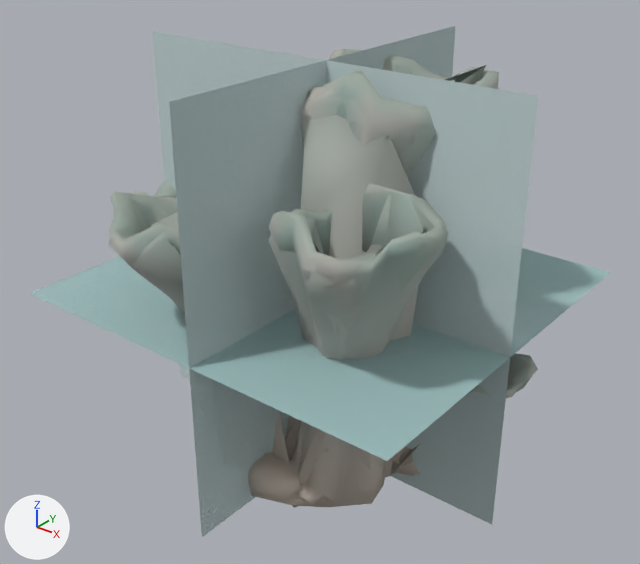
The glTF model data/models/board/mars/tube-crown.glb as it was, and as the next commit left it.
Before and after are seen from a 50 mm lens placed at (35.6, -45.1, 42.0), pointed at (-0.9, 0.5, 13.8). The axes (+X, +Y, +Z) are drawn at lower left. The lights are the same throughout. The picture after the commit comes second. Where no turn or scale is listed for an object, it has been applied to the vertices. Vertices at exactly the same position are counted once.

Objects in the first picture: 'tube-crown-lod0.001', 'tube-crown-lod1.001', 'tube-crown-lod2.001', 'tube-crown-lod3.001'.
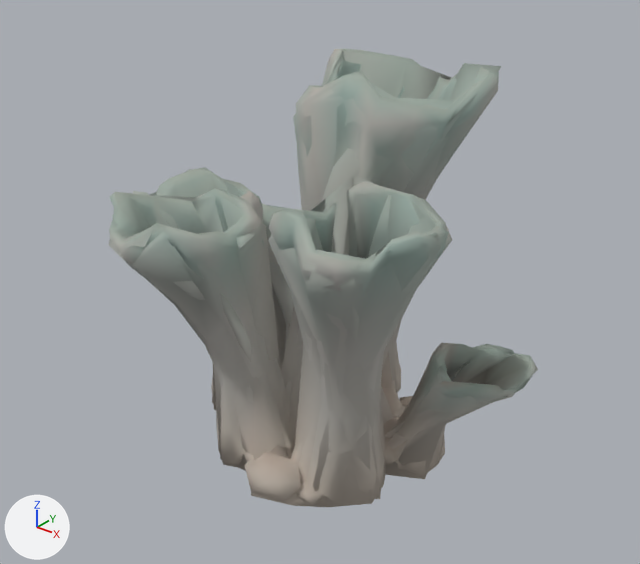
Changed parts and their boxes (x1, y1, x2, y2) in the pictures (640 x 564 px; the box of a moved part takes in the faces that stretch with it):
'tube-crown-lod3.001', reshaped, recoloured (not visible afterwards): before (29, 26, 611, 537)
'tube-crown-lod2.001', reshaped (24% wider): before (151, 65, 486, 507); after (112, 51, 528, 499)
part 2 of me_tube_crown_lod3, moved or reshaped (not visible afterwards): before (31, 26, 611, 537)
part 3 of me_tube_crown_lod3, recoloured: before (152, 31, 538, 524)
part 4 of me_tube_crown_lod3, recoloured (pale blue): before (169, 26, 455, 537)
part 5 of me_tube_crown_lod3, recoloured (cyan): before (31, 198, 611, 461)

Diff of the bpy script that builds the scene:
```diff
--- a/data/models/board/mars/tube-crown.glb.py
+++ b/data/models/board/mars/tube-crown.glb.py
@@ me_tube_crown_lod2 @@
 # used by ob_tube_crown_lod2_001; location = (0.0, 0.0, 0.0)
-me_tube_crown_lod2.from_pydata(...)  # 48 vertices, 95 faces; spans x -15.6..11.3, y -11.2..14.8, z 0.0..30.0
+me_tube_crown_lod2.from_pydata(...)  # 181 vertices, 361 faces; spans x -16.0..14.6, y -13.6..16.0, z 0.0..30.0
+# me_tube_crown_lod2 part 1: the loose piece of 45 vertices spanning x -15.6..11.3, y -11.2..14.8, z 0.0..30.0 is rebuilt with 178 vertices and now spans x -16.0..14.6, y -13.6..16.0, z 0.0..30.0
+# other edits to the shape of me_tube_crown_lod2 do not show in these pictures
 me_tube_crown_lod2.materials.append(mat_coral)
@@ me_tube_crown_lod3 @@
 # used by ob_tube_crown_lod3_001; location = (0.0, 0.0, 0.0)
-me_tube_crown_lod3.from_pydata(...)  # 12 vertices, 6 faces; spans x -16.5..14.8, y -13.5..16.0, z 0.0..30.0
-me_tube_crown_lod3.vertices[0].co = (-16.5, 0.0, 0.0)  # pixel (179, 375)
-me_tube_crown_lod3.vertices[1].co = (14.8, 0.0, 0.0)  # pixel (492, 524)
-me_tube_crown_lod3.vertices[2].co = (14.8, 0.0, 30.0)  # pixel (538, 95)
-me_tube_crown_lod3.vertices[3].co = (-16.5, 0.0, 30.0)  # pixel (152, 30)
-me_tube_crown_lod3.vertices[4].co = (0.0, -13.5, 0.0)  # pixel (201, 537)
-me_tube_crown_lod3.vertices[7].co = (0.0, -13.5, 30.0)  # pixel (169, 101)
-me_tube_crown_lod3.vertices[8].co = (-16.5, -13.5, 13.4)  # pixel (29, 293)
-me_tube_crown_lod3.vertices[9].co = (14.8, -13.5, 13.4)  # pixel (387, 461)
-me_tube_crown_lod3.vertices[10].co = (14.8, 16.0, 13.4)  # pixel (610, 272)
-me_tube_crown_lod3.vertices[11].co = (-16.5, 16.0, 13.4)
+me_tube_crown_lod3.from_pydata(...)  # 12 vertices, 6 faces; spans x -16.0..14.6, y -13.6..16.0, z 0.0..30.0
+# me_tube_crown_lod3 part 2
+me_tube_crown_lod3.vertices[0].co = (-16.0, 0.0, 0.0)
+me_tube_crown_lod3.vertices[1].co = (14.6, 0.0, 0.0)
+me_tube_crown_lod3.vertices[2].co = (14.6, 0.0, 30.0)
+me_tube_crown_lod3.vertices[3].co = (-16.0, 0.0, 30.0)
+me_tube_crown_lod3.vertices[4].co = (0.0, -13.6, 0.0)
+me_tube_crown_lod3.vertices[7].co = (0.0, -13.6, 30.0)
+me_tube_crown_lod3.vertices[8].co = (-16.0, -13.6, 12.7)
+me_tube_crown_lod3.vertices[9].co = (14.6, -13.6, 12.7)
+me_tube_crown_lod3.vertices[10].co = (14.6, 16.0, 12.7)
+me_tube_crown_lod3.vertices[11].co = (-16.0, 16.0, 12.7)  # pixel (298, 193)
+# me_tube_crown_lod3 part 3: 2 faces centred in x -6.1..4.4, y 0.0, z 10.0..20.0 are repainted in the vertex colours; the middle colour goes from white #e9ffff to beige #ffffc8
+# me_tube_crown_lod3 part 4: 2 faces centred in x 0.0, y -3.7..6.2, z 10.0..20.0 are repainted in the vertex colours; the middle colour goes from pale blue #e7ffff to beige #ffffc8
+# me_tube_crown_lod3 part 5: 2 faces centred in x -6.1..4.4, y -3.7..6.2, z 13.4 are repainted in the vertex colours; the middle colour goes from cyan #d5ffff to beige #ffffc8
 me_tube_crown_lod3.materials.append(mat_impostor)
```
